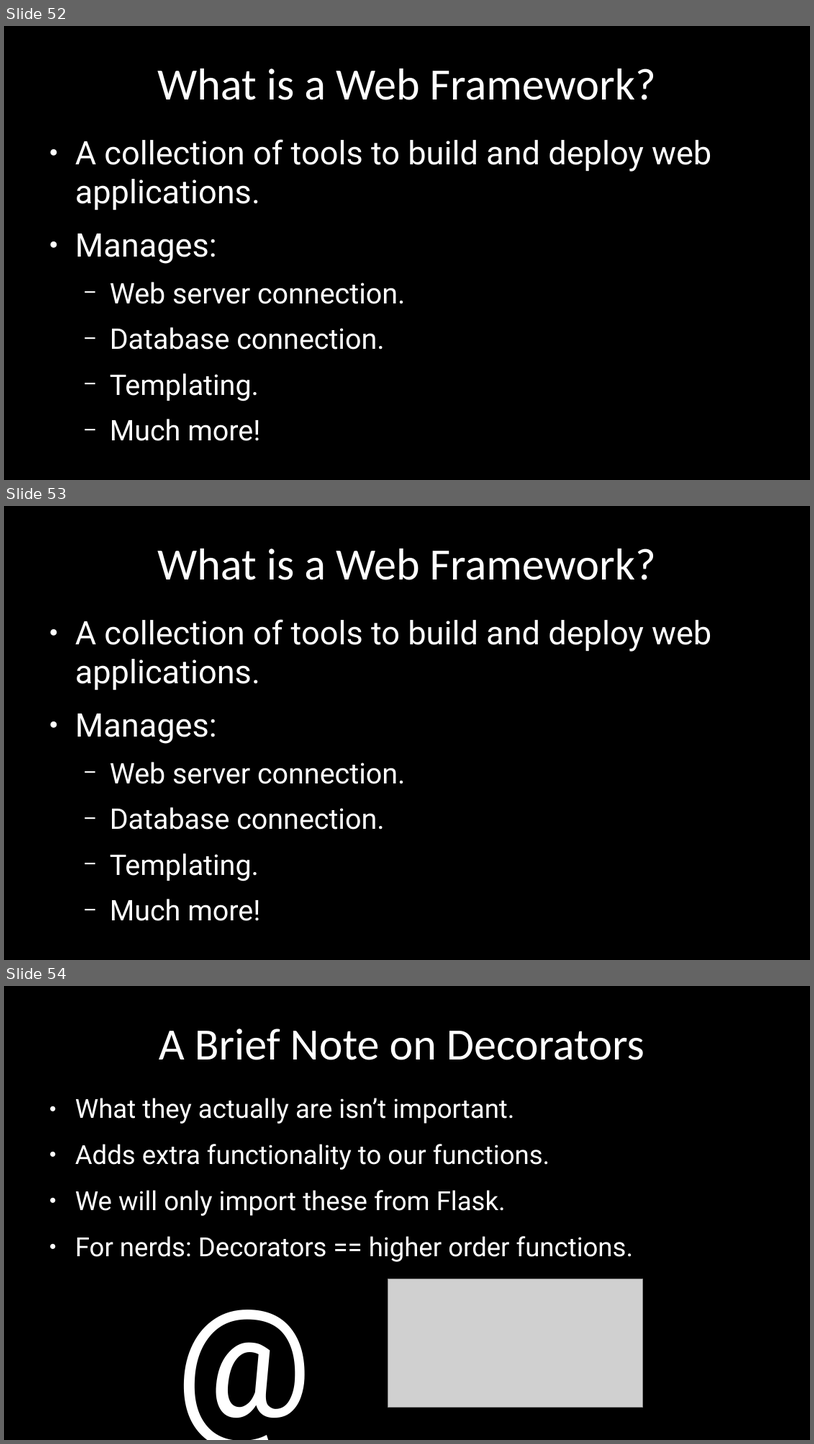
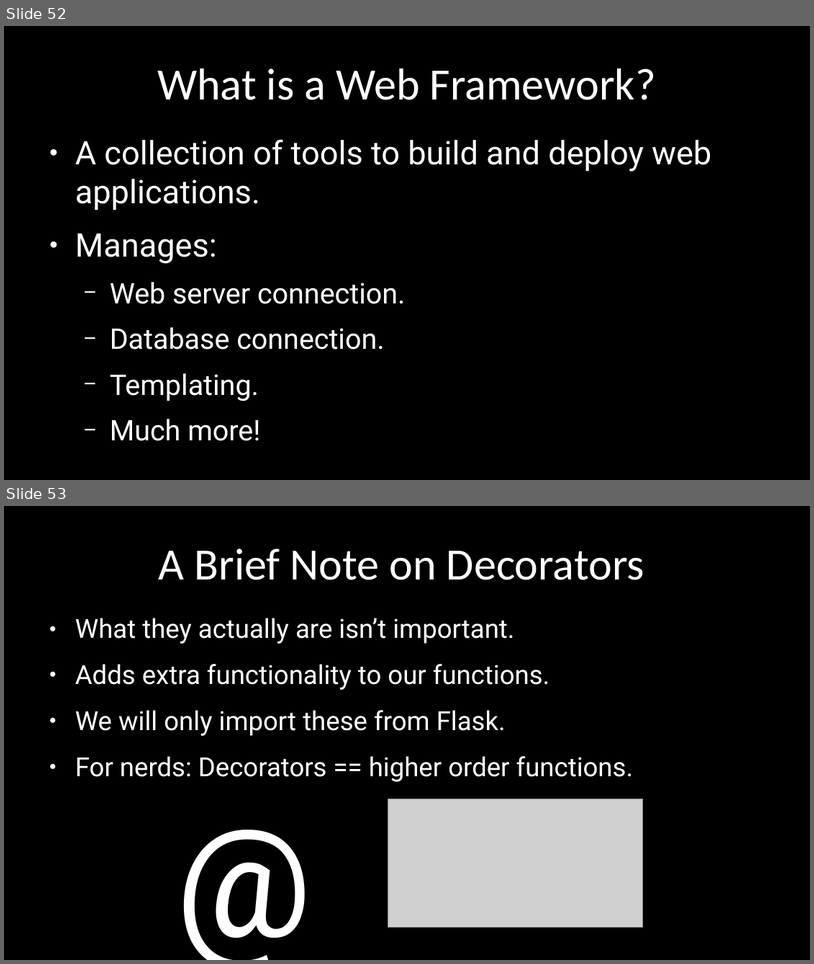
Before and after one commit to alexacallmebaka/htmlflasksql, a slide deck: slides/deck.odp. Shown one above the other, each under a label of ours: slides 52, 53 and 54 before the commit, slides 52 and 53 after it. The pictures are 814x1444 and 814x964 pixels, drawn with LibreOffice and Linux fonts; fonts in the diff are those of the drawing; grey boxes stand for pictures. Boxes give left, top, right and bottom in pixels: in the first picture for what was removed or moved away, otherwise in the second. Text is boxed around its words. In the diff, an @@ line names an element or a change of style, - is before the commit and + after.

```diff
--- a/slides/deck.odp
+++ b/slides/deck.odp
@@ slide 53 removed at box(4, 506, 810, 960), background #000000 @@
@@ title removed at box(157, 548, 656, 580) @@
-What is a Web Framework?
@@ text removed at box(75, 619, 712, 921) @@
-● A collection of tools to build and deploy web applications.
-● Manages:
-  − Web server connection.
-  − Database connection.
-  − Templating.
-  − Much more!
@@ what was slide 54 is now slide 53 @@
```
Also in this commit, not shown: 1 slide changed, 3 other files.
